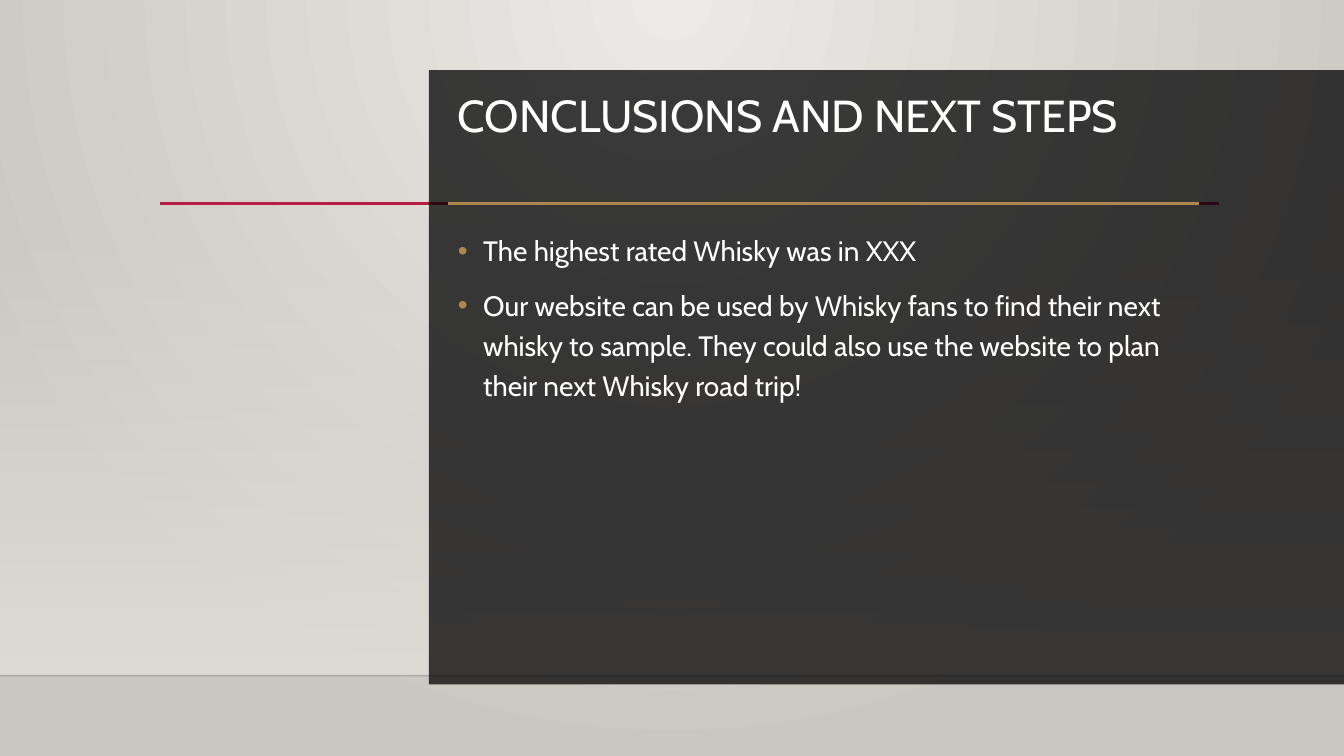
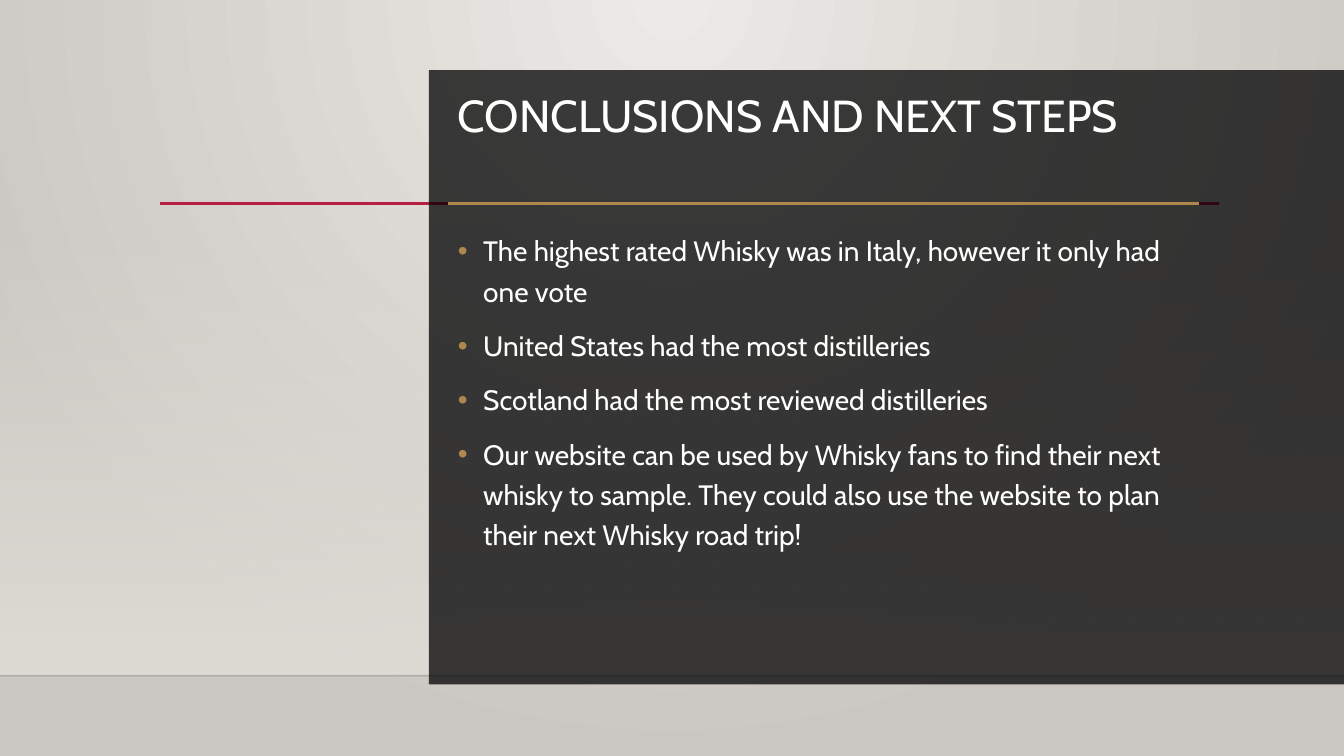
Before and after one commit to EpicTomatoSauce/DataAnalytics_Project2, a slide deck: slide 5 of Presentation.pptx. Drawn at 1344x756 pixels with LibreOffice and Linux fonts; fonts in the diff are those of the drawing; background and template pictures are left out. Boxes give left, top, right and bottom in pixels: in the first picture for what was removed or moved away, otherwise in the second. Text is boxed around its words. In the diff, an @@ line names an element or a change of style, - is before the commit and + after.

```diff
--- a/Presentation.pptx
+++ b/Presentation.pptx
@@ text at bbox=[483, 240, 1160, 411]: text changed @@
-• The highest rated Whisky was in XXX
+• The highest rated Whisky was in Italy, however it only had one vote
+• United States had the most distilleries
+• Scotland had the most reviewed distilleries
```
Also in this commit, not shown: 2 other slides changed, 2 other files.
